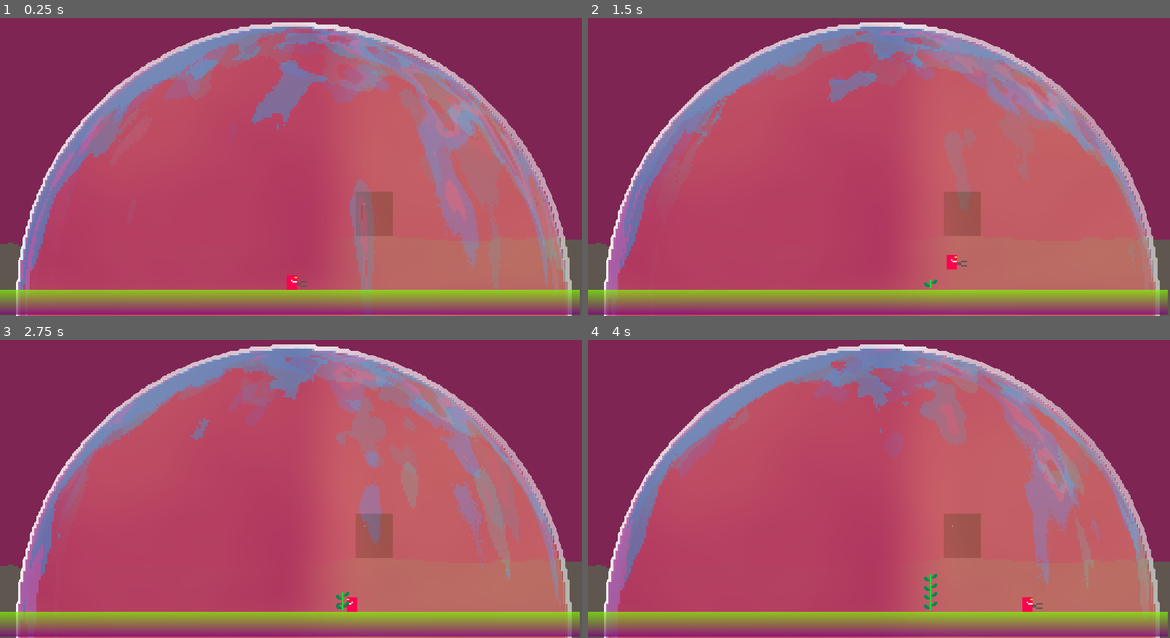
Above: before the commit, frames 1-4 (two rows, left to right).
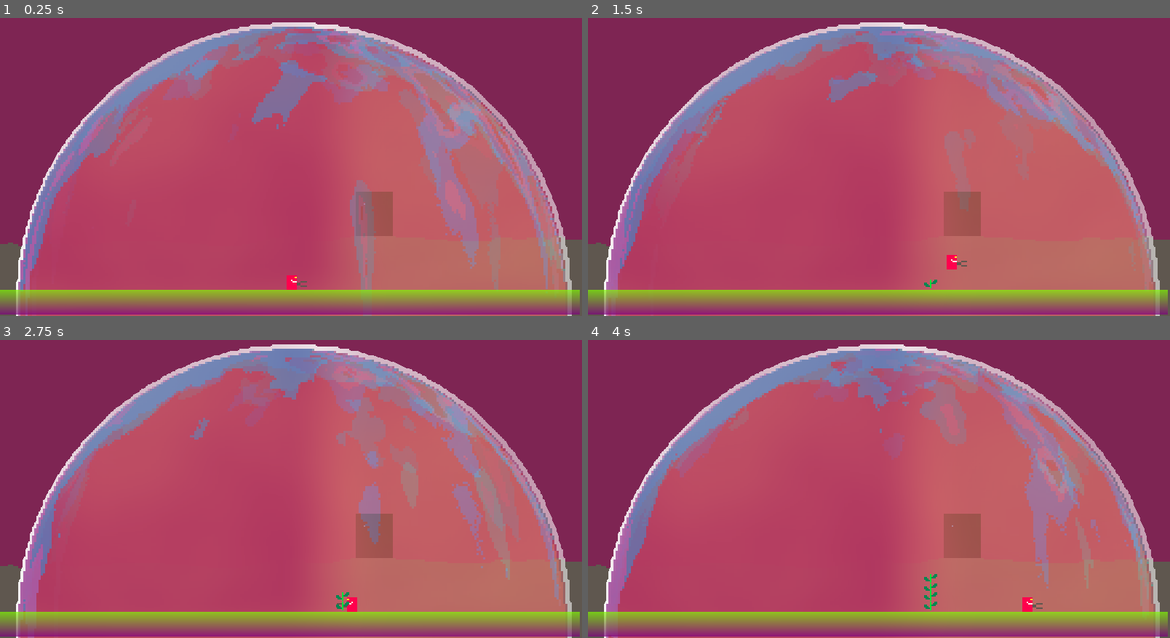
Above: after the commit, the same moments.

Repository: razzius/oxygen-farm
Game: Godot game, scene res://main.tscn
Same seed, same stepped clock (60 frames per second), same inputs: the game is played once before the commit and once after it. The engine's default icon, where the game draws it, is replaced by a stand-in: a white triangle on a blue panel in a dark square.
Inputs:
- Up to frame 1 (0.25 s): no input
- Up to frame 2 (1.5 s): hold D (right) from 0.53 s (still down); tap Space (cut) at 0.6 s; tap W (up) at 0.77 s; tap Shift (shift) at 1.35 s
- Up to frame 3 (2.75 s): tap W (up) at 1.52 s; release D (right) at 2.03 s; hold Left (left) from 2.03 s (still down); tap Space (cut) at 2.1 s
- Up to frame 4 (4 s): release Left (left) at 2.78 s; hold D (right) from 2.78 s (still down); tap Shift (shift) at 2.85 s; tap W (up) at 3.02, 3.77 s; tap Space (cut) at 3.6 s

The runs differ from the first frame. In frame 1, 1.3% of the frame differs, in the area x 3-98%, y 2-100%; in frame 2, 0.9%; in frame 3, 1.1%; in frame 4, 1.1%.

Commit message:
Fixing filtering on bubble

Diff:
--- a/Bubble/bubble_composite.tscn
+++ b/Bubble/bubble_composite.tscn
@@ -101,7 +101,6 @@
 offset_bottom = 512.0
 
 [node name="Bubble2d2" parent="." instance=ExtResource("1_fe6yk")]
-texture_filter = 2
 material = SubResource("ShaderMaterial_f2dlv")
 offset_right = 512.0
 offset_bottom = 512.0
